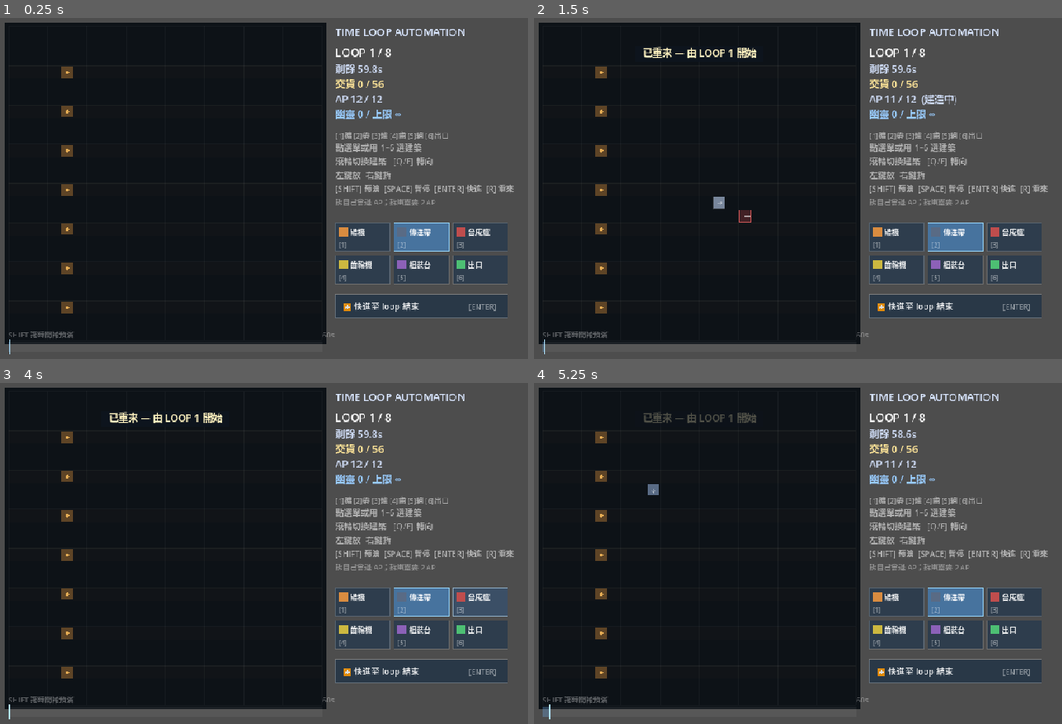
Above: before the commit, frames 1-4 (two rows, left to right).
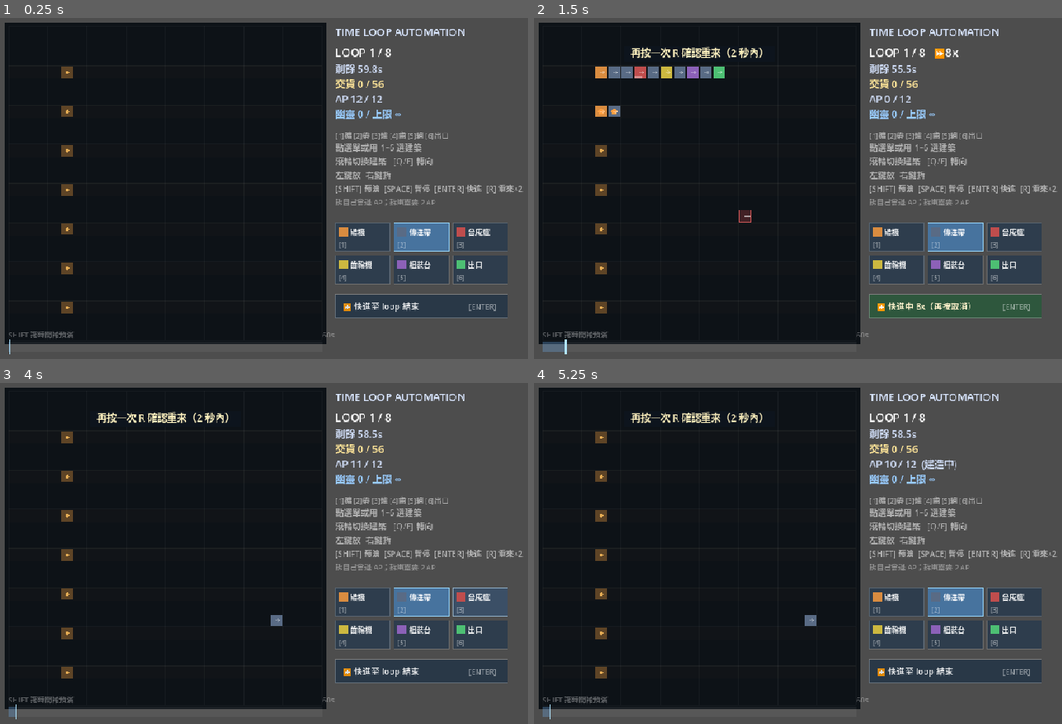
Above: after the commit, the same moments.

Repository: NoahYau/time-loop-mini-automation
Game: Godot game, scene res://scenes/sandbox.tscn
Two runs of this game, one before a commit and one after it. Both use one fixed random seed, a clock stepped at 60 frames per second and the inputs below.
Inputs (mouse positions are in pixels of both pictures, inside the frame that each line leads up to):
- Up to frame 1 (0.25 s): no input
- Up to frame 2 (1.5 s): tap Enter at 0.5 s; move the mouse to (977, 164) at 0.52 s; hold D 0.53-1.25 s; tap R at 0.6 s; click (977, 164) at 0.67 s; tap Space at 0.77, 1.25 s; drag from (713, 202) to (808, 253) at 1.27 s
- Up to frame 3 (4 s): move the mouse to (369, 471) at 2.02 s; hold D 2.03-2.75 s; tap B at 2.1 s; tap R at 2.3, 3.8 s; drag from (274, 618) to (116, 495) at 2.77 s; move the mouse to (491, 601) at 3.52 s; hold A from 3.53 s (still down); tap E at 3.6 s; tap Space at 3.77 s
- Up to frame 4 (5.25 s): release A at 4.25 s; drag from (650, 495) to (745, 461) at 4.27 s; move the mouse to (871, 550) at 5.02 s; hold S from 5.03 s (still down); tap G at 5.1 s; click (871, 550) at 5.17 s

The runs differ from the first frame. In frame 1, less than 0.1% of the frame differs, in the area x 97-100%, y 49-52%; in frame 2, 4.1%, in the area x 1-100%, y 8-99%; in frame 3, 0.7%; in frame 4, 0.8%.

Commit message:
feat: R 重來改成兩段式確認（2 秒內按兩次）

Diff:
--- a/game/scenes/sandbox.gd
+++ b/game/scenes/sandbox.gd
@@ -51,6 +51,9 @@
 
 var mouse_pos: Vector2 = Vector2(-1, -1)   # 由事件追蹤嘅鼠標位置（同點擊同一座標系）
 var debug_clicks: Array = []      # 最近收到嘅點擊（除錯用）
+var restart_armed: bool = false
+var restart_arm_timer: float = 0.0
+const RESTART_CONFIRM_SEC := 2.0
 var toast: String = ""
 var toast_timer: float = 0.0
 var fast_forward: bool = false
@@ -69,6 +72,10 @@
 func _process(delta: float) -> void:
 	if toast_timer > 0.0:
 		toast_timer -= delta
+	if restart_arm_timer > 0.0:
+		restart_arm_timer -= delta
+		if restart_arm_timer <= 0.0:
+			restart_armed = false
 	# 鼠標喺建築選單上面 -> 手指（提示可以點）
 	var over_ui: bool = _palette_index_at(mouse_pos) >= 0
 	if phase == P.RUN and _end_loop_rect().has_point(mouse_pos):
@@ -158,6 +165,8 @@
 	fast_forward = false
 	paused = false
 	started = true
+	restart_armed = false
+	restart_arm_timer = 0.0
 	toast = "已重來 — 由 LOOP 1 開始"
 	toast_timer = 1.6
 
@@ -238,7 +247,15 @@
 				if phase == P.RUN:
 					paused = not paused
 			KEY_R:
-				_restart()
+				if phase == P.WIN or phase == P.LOSE:
+					_restart()
+				elif restart_armed and restart_arm_timer > 0.0:
+					_restart()
+				else:
+					restart_armed = true
+					restart_arm_timer = RESTART_CONFIRM_SEC
+					toast = "再按一次 R 確認重來（2 秒內）"
+					toast_timer = RESTART_CONFIRM_SEC
 			KEY_D:
 				debug_demo_build()
 
@@ -536,7 +553,7 @@
 		["點選單或用 1–6 選建築", 13, Color(1, 1, 1, 0.55)],
 		["滾輪切換建築   [Q/E] 轉向", 13, Color(1, 1, 1, 0.55)],
 		["左鍵放  右鍵拆", 13, Color(1, 1, 1, 0.55)],
-		["[SHIFT] 預演  [SPACE] 暫停  [ENTER] 快進  [R] 重來", 12, Color(1, 1, 1, 0.55)],
+		["[SHIFT] 預演  [SPACE] 暫停  [ENTER] 快進  [R] 重來×2", 12, Color(1, 1, 1, 0.55)],
 		["拆自己會退 AP；拆幽靈要 2 AP", 11, Color(1, 1, 1, 0.4)],
 	]
 	for line in lines:
Not shown, changed: DESIGN-SPEC.md
